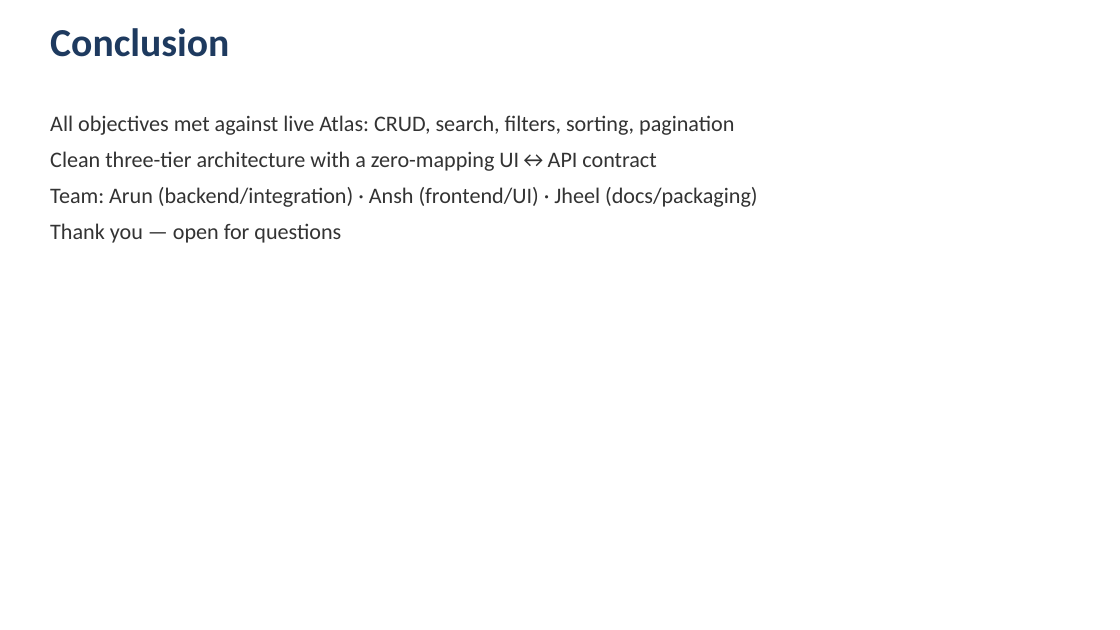
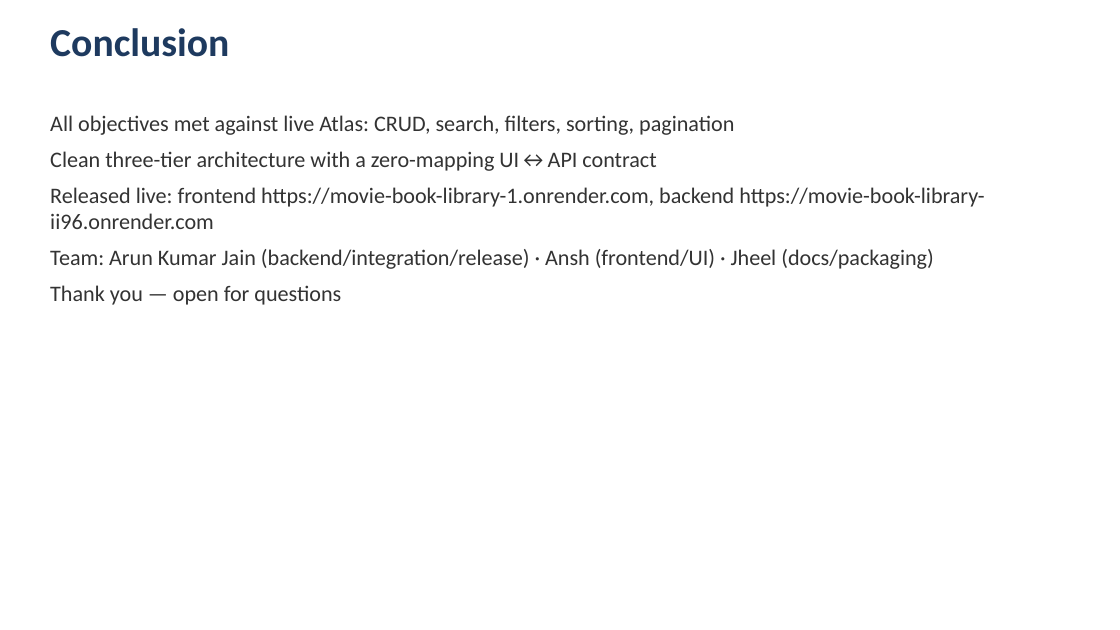
Before and after one commit to arun943jain/movie-book-library, a slide deck: slide 15 of docs/Presentation.pptx. Drawn at 1120x630 pixels with LibreOffice and Linux fonts; fonts in the diff are those of the drawing. Boxes give left, top, right and bottom in pixels: in the first picture for what was removed or moved away, otherwise in the second. Text is boxed around its words. In the diff, an @@ line names an element or a change of style, - is before the commit and + after.

```diff
--- a/docs/Presentation.pptx
+++ b/docs/Presentation.pptx
@@ text at [50,187,984,269]: text changed @@
-Team: Arun (backend/integration) · Ansh (frontend/UI) · Jheel (docs/packaging)
+Released live: frontend https://movie-book-library-1.onrender.com, backend https://movie-book-library-ii96.onrender.com
+Team: Arun Kumar Jain (backend/integration/release) · Ansh (frontend/UI) · Jheel (docs/packaging)
```
Also in this commit, not shown: 3 other slides changed, 1 slide added, 5 other files.
